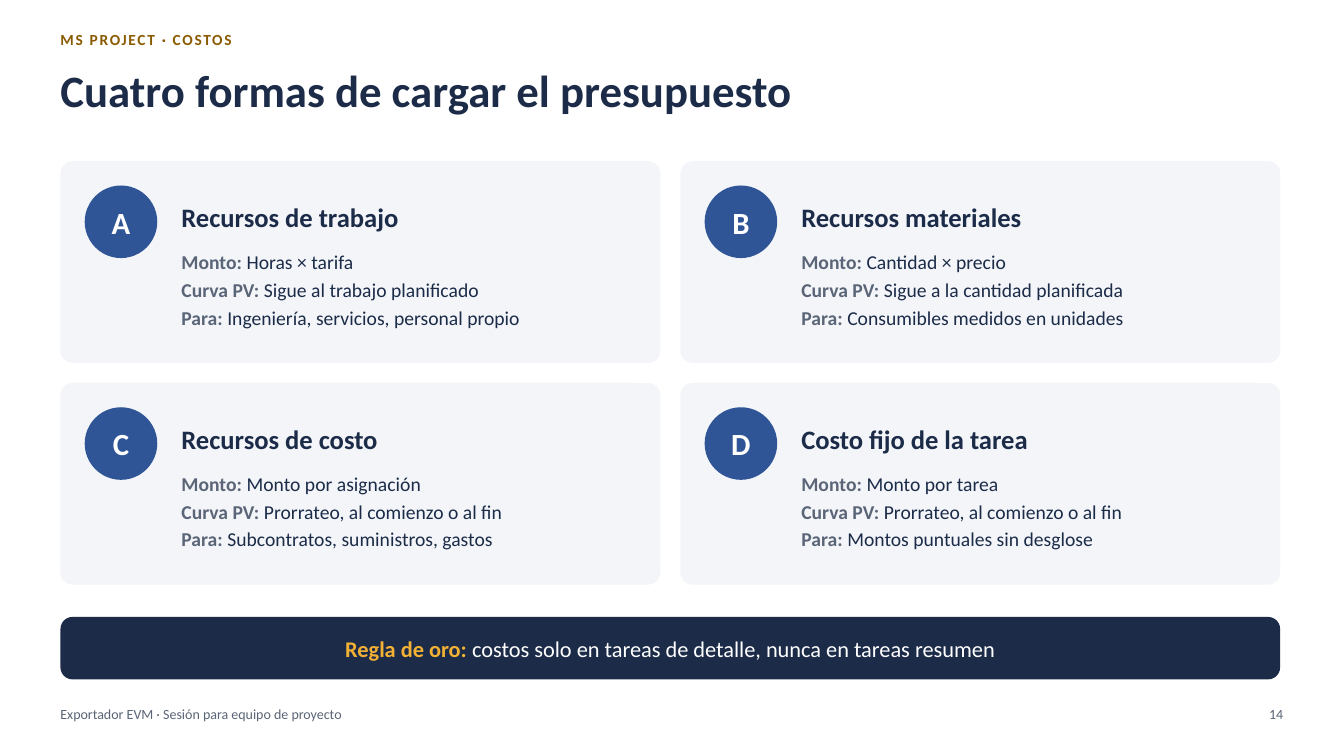
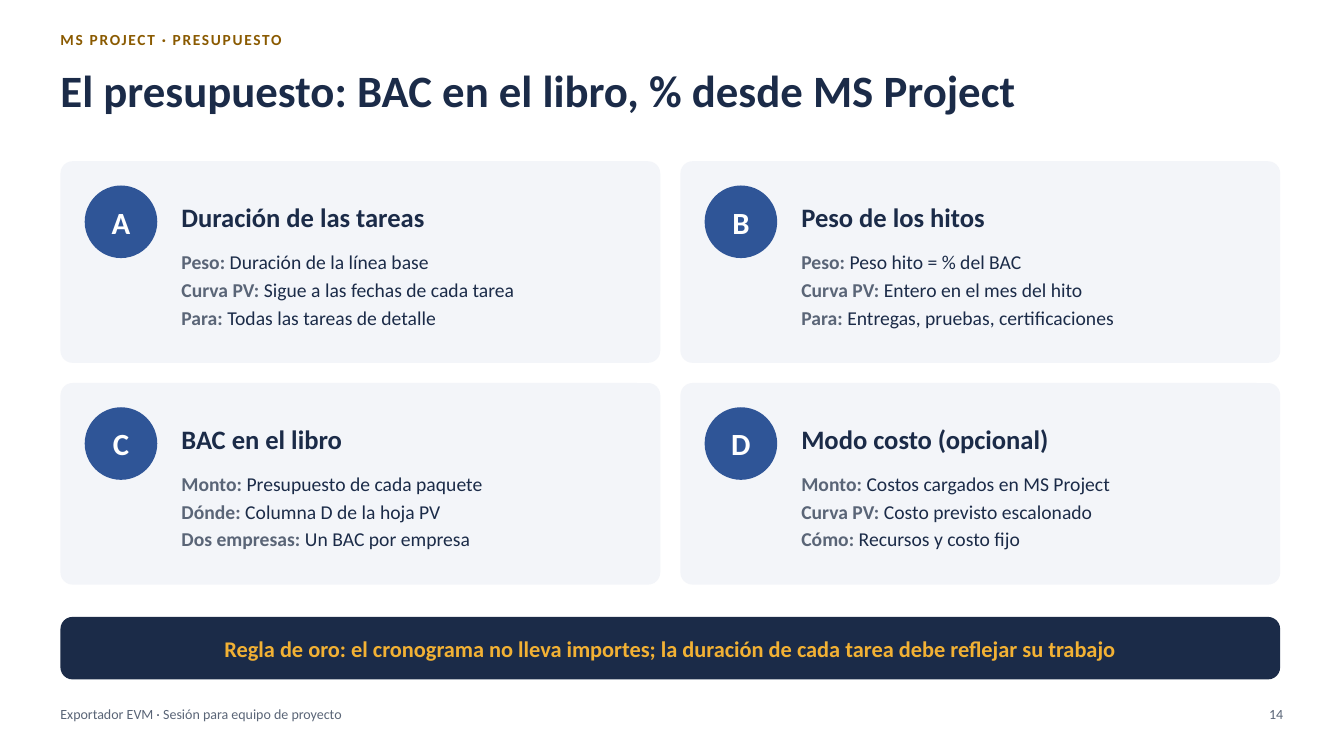
Before and after one commit to MarceloSalazar/evm-automation, a slide deck: slide 14 of docs/presentacion-jefes-de-proyecto.pptx. Drawn at 1344x756 pixels with LibreOffice and Linux fonts; fonts in the diff are those of the drawing. Boxes give left, top, right and bottom in pixels: in the first picture for what was removed or moved away, otherwise in the second. Text is boxed around its words. In the diff, an @@ line names an element or a change of style, - is before the commit and + after.

Commit message:
Documentación, capturas y presentación del modo porcentaje (versión 2.0.0)
- docs/modo-porcentaje.md: modo por defecto, pesos de tareas e hitos, multi-empresa, hojas, cierre
  mensual, cambios de BAC y diferencias con el modo costo.
- README, tutorial, configuración, multi-empresa, preparación en MS Project, métodos, libro Excel,
  comandos, validaciones, proceso de reporte, varios archivos, glosario y desarrollo actualizados;
  los documentos del modo costo indican que se aplican a ese modo.
- Capturas del libro regeneradas en el modo porcentaje (nuevas: % PV, % EV, % PV-EmpresaA).
- Presentación: presupuesto en el libro, curva por duración e hitos, cifras del ejemplo y capturas
  nuevas; portada con la versión 2.0.0 y PDF.
- Versión 2.0.0 y su entrada en CHANGELOG.md.

```diff
--- a/docs/presentacion-jefes-de-proyecto.pptx
+++ b/docs/presentacion-jefes-de-proyecto.pptx
@@ text at bbox=[60, 30, 867, 60]: text changed @@
-MS PROJECT · COSTOS
+MS PROJECT · PRESUPUESTO
@@ title at bbox=[60, 75, 1016, 115]: text changed @@
-Cuatro formas de cargar el presupuesto
+El presupuesto: BAC en el libro, % desde MS Project
@@ text at bbox=[181, 208, 424, 227]: text changed @@
-Recursos de trabajo
+Duración de las tareas
@@ text at bbox=[801, 208, 985, 227]: text changed @@
-Recursos materiales
+Peso de los hitos
@@ text at bbox=[181, 255, 515, 325]: text changed @@
-Monto: Horas × tarifa
-Curva PV: Sigue al trabajo planificado
-Para: Ingeniería, servicios, personal propio
+Peso: Duración de la línea base
+Curva PV: Sigue a las fechas de cada tarea
+Para: Todas las tareas de detalle
@@ text at bbox=[801, 255, 1114, 329]: text changed @@
-Monto: Cantidad × precio
-Curva PV: Sigue a la cantidad planificada
-Para: Consumibles medidos en unidades
+Peso: Peso hito = % del BAC
+Curva PV: Entero en el mes del hito
+Para: Entregas, pruebas, certificaciones
@@ text at bbox=[181, 430, 342, 449]: text changed @@
-Recursos de costo
+BAC en el libro
@@ text at bbox=[801, 429, 1048, 454]: text changed @@
-Costo fijo de la tarea
+Modo costo (opcional)
@@ text at bbox=[181, 477, 482, 549]: text changed @@
-Monto: Monto por asignación
-Curva PV: Prorrateo, al comienzo o al fin
-Para: Subcontratos, suministros, gastos
+Monto: Presupuesto de cada paquete
+Dónde: Columna D de la hoja PV
+Dos empresas: Un BAC por empresa
@@ text at bbox=[801, 477, 1109, 550]: text changed @@
-Monto: Monto por tarea
-Curva PV: Prorrateo, al comienzo o al fin
-Para: Montos puntuales sin desglose
+Monto: Costos cargados en MS Project
+Curva PV: Costo previsto escalonado
+Cómo: Recursos y costo fijo
@@ text in rounded rectangle at bbox=[224, 641, 1115, 661]: text changed; text colour #FFFFFF to #F2B134; bold on @@
-Regla de oro: costos solo en tareas de detalle, nunca en tareas resumen
+Regla de oro: el cronograma no lleva importes; la duración de cada tarea debe reflejar su trabajo
```
Also in this commit, not shown: 25 other slides changed, 49 other files.
